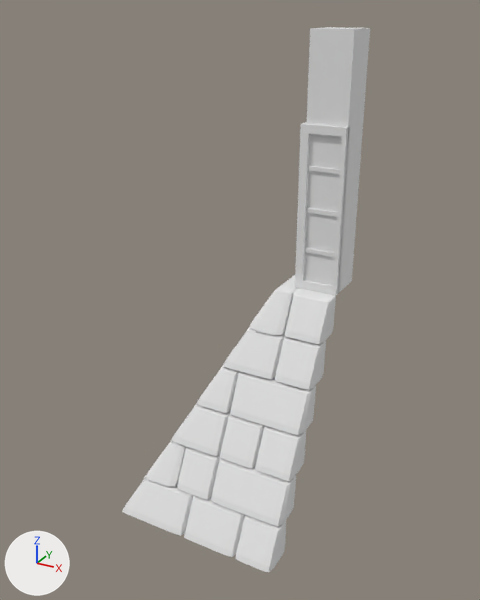
What one commit did to the Blender file Assets/Visuals/Map/OutdoorBaseCorner.blend.
Rendered twice from a 50 mm camera at (1.025, -3.054, 1.281) aimed at (-0.413, -0.44, -0.027). Arrows for +X, +Y and +Z are at lower left; the lights stay in place.

Before the edit, the objects in view are built like this:
```python
me_cube = bpy.data.meshes.new('Cube')
me_cube.from_pydata(...)  # 251 vertices, 240 faces; spans x -0.9..0.0, y -0.9..0.0, z -1.2..0.0
me_cube.materials.append(mat_material)  # white #e7e7e7
me_cube_003 = bpy.data.meshes.new('Cube.003')
me_cube_003.from_pydata(...)  # a box spanning x -0.2..0.0, y -0.2..0.0, z 0.0..0.8
me_cube_006 = bpy.data.meshes.new('Cube.006')
me_cube_006.from_pydata(...)  # 104 vertices, 78 faces; spans x -0.22..0.0, y -0.22..0.0, z 0.0..0.8
ob_cube = bpy.data.objects.new('Cube', me_cube)
ob_cube.location = (0.0, 0.0, 0.0)
_m = ob_cube.modifiers.new('Subsurf', 'SUBSURF')
_m.render_levels = 1
ob_cube_003 = bpy.data.objects.new('Cube.003', me_cube_003)
ob_cube_003.location = (0.0, 0.0, 0.0)
ob_cube_006 = bpy.data.objects.new('Cube.006', me_cube_006)
ob_cube_006.location = (0.0, 0.0, 0.0)
# also in view: 'Cube.002' at (-0.349, -0.447, -0.6); 'Cube.001' at (-0.547, -0.447, -0.7); 'Cube.005' at (-0.1, -0.1, 1.0)
```
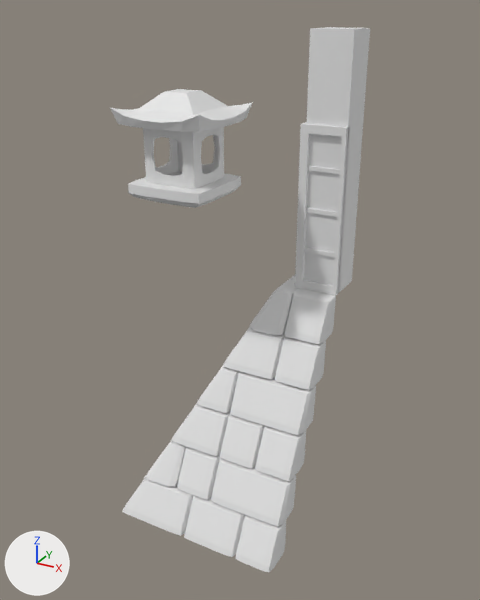
Location of each change, [x1, y1, x2, y2] in pixels of the pictures (480 x 600 px):
'Plane', added: after [110, 89, 253, 208]

The edits, one by one:
Mesh me_plane is new.
It has 384 vertices, 407 faces and spans x -0.825..-0.375, y -0.825..-0.375, z 0.484..0.959.
Object 'Plane' (ob_plane) is new; it shows me_plane.
Its location is (0.0, 0.0, 0.0).
